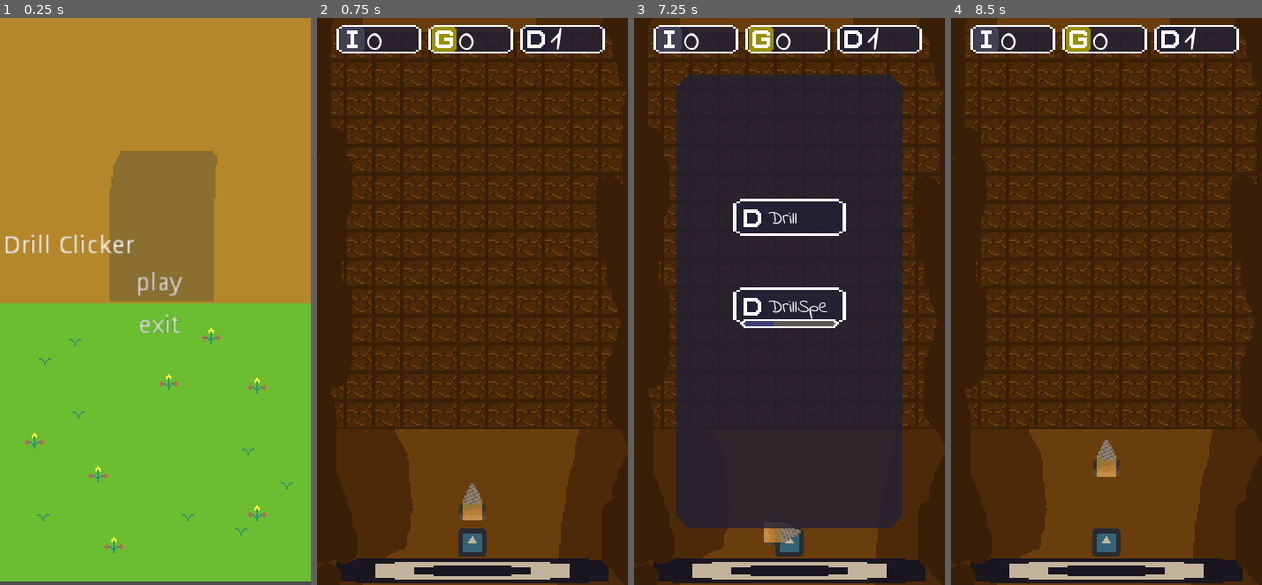
Above: before the commit, frames 1-4 (left to right).
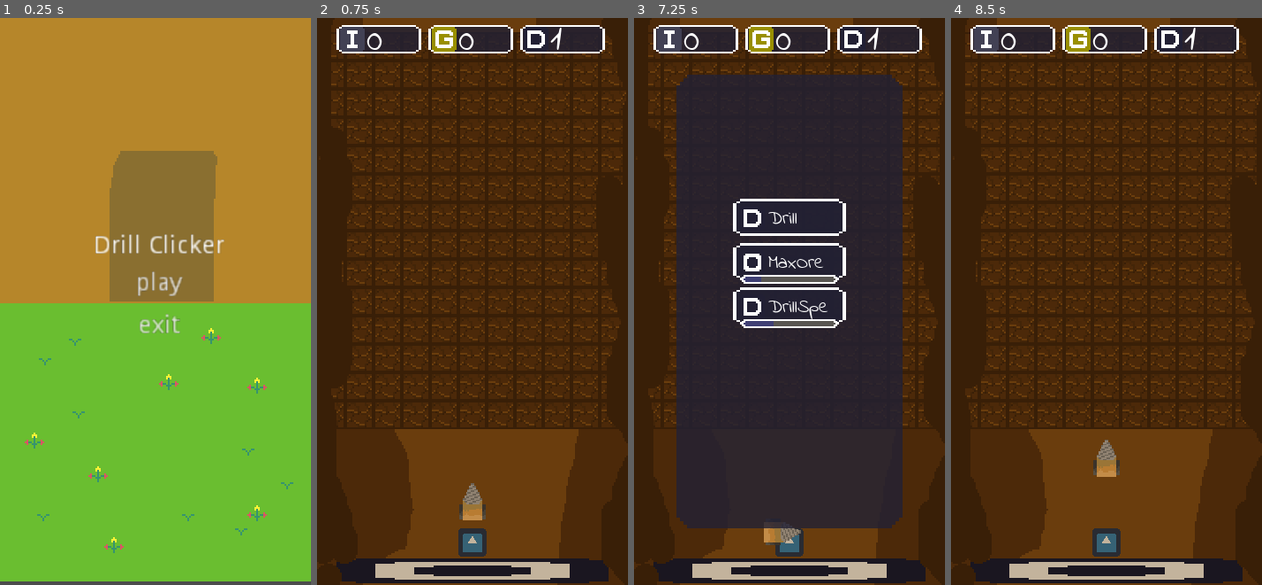
Above: after the commit, the same moments.

Repository: IzumiKei/DrillClicker
Game: Godot game, scene res://Scenes/menu.tscn
Two runs of this game, one before a commit and one after it. Both use one fixed random seed, a clock stepped at 60 frames per second and the inputs below. The engine's default icon, where the game draws it, is replaced by a stand-in: a white triangle on a blue panel in a dark square.
Inputs (mouse positions are in pixels of both pictures, inside the frame that each line leads up to):
- Up to frame 1 (0.25 s): no input
- Up to frame 2 (0.75 s): click "play" at 0.5 s
- Up to frame 3 (7.25 s): tap Enter at 1.25 s; hold Right (ui_right) 1.28-2.03 s; tap Z (Mine) every 0.75 s from 1.35 to 6.6 s; tap Space (ui_select) at 1.52, 2.27, 3.77, 4.52, 5.27, 6.77 s; hold Down (ui_down) 2.03-2.78 s; tap R (reset_scene) at 2.75 s; hold Right (ui_right) 2.78-3.53 s; hold Up (ui_up) 3.53-4.28 s; hold Left (ui_left) 4.28-5.78 s; hold Down (ui_down) 5.78-6.53 s; hold Right (ui_right) from 6.53 s (still down)
- Up to frame 4 (8.5 s): release Right (ui_right) at 7.25 s; click (1069, 216) at 7.27 s; tap R (reset_scene) at 8 s; hold Up (ui_up) from 8.03 s (still down); tap Z (Mine) at 8.1 s; tap Space (ui_select) at 8.27 s

The runs differ from the first frame. In frame 1, 1.1% of the frame differs, in the area x 1-73%, y 38-42%; in frame 2, nothing differs; in frame 3, 1.0%; in frame 4, nothing differs.

Commit message:
Upgrades Description, New Inventory System

Diff:
--- a/Scenes/Resources/stat_drill_speed.tres
+++ b/Scenes/Resources/stat_drill_speed.tres
@@ -9,6 +9,8 @@
 icon = ExtResource( 2 )
 max_level = 3
 current_level = 1
+upgrade_desc = "Velocidad del taladro: x"
 upgrade_mod = [ -1, 1.0, 1.5, 2.0 ]
-upgrade_cost = [ -1, 10, 20 ]
-desc_text = "Description"
+upgrade_cost = [ -1, [ 10, 0 ], [ 20, 0 ] ]
+first_resource = "Iron"
+second_resource = "Gold"
--- a/Scenes/Resources/stat_max_ore.tres
+++ b/Scenes/Resources/stat_max_ore.tres
@@ -9,6 +9,8 @@
 icon = ExtResource( 2 )
 max_level = 5
 current_level = 1
+upgrade_desc = "Máximo de Ores:"
 upgrade_mod = [ -1, 5, 10, 15, 20, 30 ]
-upgrade_cost = [ -1, 5, 10, 15, 20 ]
-desc_text = "Description"
+upgrade_cost = [ [ -1, -1 ], [ 5, 1 ], [ 10, 2 ], [ 15, 3 ], [ 20, 5 ] ]
+first_resource = "Iron"
+second_resource = "Gold"
--- a/Scenes/Resources/stat_mining_speed.tres
+++ b/Scenes/Resources/stat_mining_speed.tres
@@ -7,5 +7,8 @@
 name = "Text"
 max_level = 1
 current_level = 1
+upgrade_desc = "Description"
 upgrade_mod = [ -1, 0 ]
 upgrade_cost = [ -1, 0 ]
+first_resource = "Iron"
+second_resource = "Gold"
--- a/Scenes/description_displayer.tscn
+++ b/Scenes/description_displayer.tscn
@@ -1,8 +1,14 @@
-[gd_scene load_steps=4 format=2]
+[gd_scene load_steps=7 format=2]
 
 [ext_resource path="res://Scenes/ore_display.tscn" type="PackedScene" id=1]
 [ext_resource path="res://Assets/Sprites/home_background.png" type="Texture" id=2]
 [ext_resource path="res://Scripts/description_displayer.gd" type="Script" id=3]
+[ext_resource path="res://Scenes/Resources/stat_max_ore.tres" type="Resource" id=4]
+[ext_resource path="res://Assets/Font/IndieFlower.ttf" type="DynamicFontData" id=5]
+
+[sub_resource type="DynamicFont" id=1]
+size = 10
+font_data = ExtResource( 5 )
 
 [node name="DescriptionDisplayer" type="NinePatchRect"]
 margin_right = 39.0
@@ -10,6 +16,7 @@
 rect_min_size = Vector2( 128, 128 )
 texture = ExtResource( 2 )
 script = ExtResource( 3 )
+stat = ExtResource( 4 )
 
 [node name="RichTextLabel" type="RichTextLabel" parent="."]
 anchor_left = 0.5
@@ -20,6 +27,7 @@
 margin_top = -42.0
 margin_right = 64.0
 margin_bottom = 41.0
+custom_fonts/normal_font = SubResource( 1 )
 text = "Effects:
 	Nantoka"
 
@@ -60,3 +68,4 @@
 margin_bottom = -21.0
 
 [connection signal="button_down" from="ExitButton" to="." method="_on_ExitButton_button_down"]
+[connection signal="button_down" from="UpgradeButton" to="." method="_on_UpgradeButton_button_down"]
--- a/Scenes/home_menu.tscn
+++ b/Scenes/home_menu.tscn
@@ -1,10 +1,11 @@
-[gd_scene load_steps=6 format=2]
+[gd_scene load_steps=7 format=2]
 
 [ext_resource path="res://Assets/Sprites/home_background.png" type="Texture" id=1]
 [ext_resource path="res://Scenes/drill_market.tscn" type="PackedScene" id=2]
 [ext_resource path="res://Scenes/max_ore_market.tscn" type="PackedScene" id=3]
 [ext_resource path="res://Scenes/upgrade.tscn" type="PackedScene" id=4]
 [ext_resource path="res://Scenes/Resources/stat_drill_speed.tres" type="Resource" id=5]
+[ext_resource path="res://Scenes/description_displayer.tscn" type="PackedScene" id=6]
 
 [node name="HomeMenu" type="NinePatchRect"]
 anchor_left = 0.5
@@ -34,7 +35,6 @@
 visible = false
 
 [node name="Max Ore" parent="." instance=ExtResource( 3 )]
-visible = false
 anchor_left = 0.5
 anchor_top = 0.5
 anchor_right = 0.5
@@ -56,4 +56,15 @@
 margin_bottom = 13.0
 stat = ExtResource( 5 )
 
+[node name="DescriptionDisplayer" parent="." instance=ExtResource( 6 )]
+visible = false
+anchor_left = 0.5
+anchor_top = 1.0
+anchor_right = 0.5
+anchor_bottom = 1.0
+margin_left = -64.0
+margin_top = -128.0
+margin_right = 64.0
+margin_bottom = 0.0
+
 [editable path="DrillMarket"]
--- a/Scenes/menu.tscn
+++ b/Scenes/menu.tscn
@@ -33,6 +33,7 @@
 margin_bottom = 14.0
 theme = SubResource( 1 )
 text = "Drill Clicker"
+align = 1
 
 [node name="play" type="Button" parent="VBoxContainer"]
 margin_top = 18.0
--- a/Scripts/description_displayer.gd
+++ b/Scripts/description_displayer.gd
@@ -1,12 +1,60 @@
 extends NinePatchRect
 
 export(Resource) var stat
+var gold_icon = preload("res://Assets/Sprites/ore_gold.png")
+var iron_icon = preload("res://Assets/Sprites/ore_iron.png")
 onready var text_label = $RichTextLabel
 onready var display_1 = $Control/OreDisplay
 onready var display_2 = $Control/OreDisplay2
+onready var _button = $UpgradeButton
+
+func _ready():
+	update_description()
+
 
 func update_description():
-	pass
+	stat.update_desc_text()
+	text_label.text = "Effect: \n" + stat.desc_text
+	match stat.first_resource:
+		"Gold":
+			display_1.get_node("TextureRect").texture = gold_icon
+		"Iron":
+			display_1.get_node("TextureRect").texture = iron_icon
+	match stat.second_resource:
+		"Gold":
+			display_2.get_node("TextureRect").texture = gold_icon
+		"Iron":
+			display_2.get_node("TextureRect").texture = iron_icon
+	var _upgrade_cost = stat.get_upgrade_cost()
+	display_1.get_node("RichTextLabel").text = str(_upgrade_cost[0])
+	display_2.get_node("RichTextLabel").text = str(_upgrade_cost[1])
+
+	if stat.current_level == stat.max_level:
+		print("You have maxed out")
+		_button.disabled = true
+	else:
+		_button.disabled = false
+
 
 func _on_ExitButton_button_down():
 	set_visible(false)
+
+
+func _on_UpgradeButton_button_down():
+	# Ejecuta la mejora de nivel si se dispone de los materiales
+	var _first_resource = stat.first_resource
+	var _second_resource = stat.second_resource
+	var _upgrade_cost = stat.get_upgrade_cost()
+	if Inventory.inv_slots[_first_resource] >= _upgrade_cost[0]:
+		if Inventory.inv_slots[_second_resource] <= _upgrade_cost[1]:
+			print("Not enough resources")
+			return
+		print(stat.name + " upgraded")
+		Inventory.inv_slots[_first_resource] -= _upgrade_cost[0]
+		Inventory.inv_slots[_second_resource] -= _upgrade_cost[1]
+		Inventory.emit_signal("inventory_updated")
+		stat.level_up()
+	else:
+		print("Not Enough resources")
+
+	update_description()
--- a/Scripts/floor_item.gd
+++ b/Scripts/floor_item.gd
@@ -8,16 +8,9 @@
 
 
 func _on_Pickable_body_entered(body):
-	if body == Inventory.player_node:
-		var _item
-		match Ore.ore_name:
-			"Gold":
-				if Inventory.gold_amount == Inventory.player_stats["MaxOre"]:
-					return
-				_item = "Gold"
-			"Iron":
-				if Inventory.iron_amount == Inventory.player_stats["MaxOre"]:
-					return
-				_item = "Iron"
+	if body.name == "Player":
+		var _item = Ore.ore_name
+		if Inventory.inv_slots[_item] == Inventory.player_stats["MaxOre"]:
+			return
 		Inventory.update_item(_item, "Add", 1)
 	queue_free()
--- a/Scripts/inventory.gd
+++ b/Scripts/inventory.gd
@@ -5,32 +5,26 @@
 
 signal inventory_updated
 var player_stats: Dictionary = {"MaxOre": 1000, "DrillSpeed": 1, "MiningSpeed": 1}
+var inv_slots: Dictionary = {"Iron": 0, "Gold": 0}
 var iron_amount: int = 0
 var gold_amount: int = 0
 var drills_available: int = 1
 var current_ore_block: StaticBody2D # Para instalar taladros (main.gd)
 
-onready var player_node = get_tree().current_scene.find_node("Player")
 
 func update_item(item, action, amount):
 	# Agrega un item al inventario
-	if item == "Iron":
-		if action == "Add":
-			iron_amount += amount
-		if action == "Remove":
-			iron_amount -= amount
-		if iron_amount >= player_stats.MaxOre:
-			iron_amount = player_stats.MaxOre
-	elif item == "Gold":
-		if action == "Add":
-			gold_amount += amount
-		if action == "Remove":
-			gold_amount -= amount
-		if gold_amount >= player_stats.MaxOre:
-			gold_amount = player_stats.MaxOre
-	elif item == "Drill":
+	if item == "Drill":
 		if action == "Add":
 			drills_available += amount
 		if action == "Remove":
 			drills_available -= amount
+		emit_signal("inventory_updated")
+		return
+	if action == "Add":
+		inv_slots[item] += amount
+	if action == "Remove":
+		inv_slots[item] -= amount
+	if inv_slots[item] >= player_stats["MaxOre"]:
+		inv_slots[item] == player_stats["MaxOre"]
 	emit_signal("inventory_updated") # Para los displays
--- a/Scripts/ore_displayer.gd
+++ b/Scripts/ore_displayer.gd
@@ -17,13 +17,13 @@
 
 func update_display():
 	# Actualiza lo que se muestra
-	_iron_display.get_node("RichTextLabel").text = String(Inventory.iron_amount)
-	if Inventory.iron_amount == Inventory.player_stats["MaxOre"]:
+	_iron_display.get_node("RichTextLabel").text = String(Inventory.inv_slots["Iron"])
+	if Inventory.inv_slots["Iron"] == Inventory.player_stats["MaxOre"]:
 		 _iron_display.get_node("RichTextLabel").set_modulate(full_inventory_text_color)
 	else:
 		_iron_display.get_node("RichTextLabel").set_modulate(inventory_text_color)
-	_gold_display.get_node("RichTextLabel").text = String(Inventory.gold_amount)
-	if Inventory.gold_amount == Inventory.player_stats["MaxOre"]:
+	_gold_display.get_node("RichTextLabel").text = String(Inventory.inv_slots["Gold"])
+	if Inventory.inv_slots["Gold"] == Inventory.player_stats["MaxOre"]:
 		 _gold_display.get_node("RichTextLabel").set_modulate(full_inventory_text_color)
 	else:
 		_gold_display.get_node("RichTextLabel").set_modulate(inventory_text_color)
--- a/Scripts/stat_class.gd
+++ b/Scripts/stat_class.gd
@@ -9,17 +9,22 @@
 export(Texture) var icon
 export(int) var max_level = 1
 export(int) var current_level = 1
+export(String) var upgrade_desc = "Description"
 export(Array) var upgrade_mod = [-1, 0] # Por nivel
-export(Array) var upgrade_cost = [-1, 0] # Por nivel
-export(String) var desc_text = "Description"
-var upgrade_desc:String
+export(Array) var upgrade_cost = [[-1, -1], [0, 0]] # Por nivel
+export(String, "Gold", "Iron") var first_resource = "Iron"
+export(String, "Gold", "Iron") var second_resource = "Gold"
+var desc_text:String
 
 func _ready():
-	update_description()
+	update_desc_text()
+
+func get_upgrade_cost() -> Array:
+	return upgrade_cost[current_level]
 
 
-func update_description():
-	upgrade_desc = str(upgrade_mod[current_level]) + desc_text
+func update_desc_text():
+	desc_text = upgrade_desc  + str(upgrade_mod[current_level])
 
 
 func level_up():
--- a/Scripts/upgrade.gd
+++ b/Scripts/upgrade.gd
@@ -16,28 +16,19 @@
 	_progress_bar.value = stat.current_level
 
 
+func _process(delta):
+	_progress_bar.value = stat.current_level
+
+
 func print_cost():
 	# Coloca el nuevo coste en pantalla
 	if stat.current_level == stat.max_level:
 		print(stat.name + " is maxed")
 	else:
-		print(stat.name + " costs: " + str(stat.upgrade_cost[stat.current_level]))
+		print(stat.name + " costs: " + str(stat.get_upgrade_cost()))
 
 
 func _on_Button_button_down():
-	if stat.current_level == stat.max_level:
-		print("You have maxed out")
-		_button.disabled = true
-	# Ejecuta la mejora de nivel si se dispone de los materiales
-	if Inventory.gold_amount >= stat.upgrade_cost[stat.current_level]:
-		print(stat.name + " upgraded")
-		Inventory.gold_amount -= stat.upgrade_cost[stat.current_level]
-		Inventory.emit_signal("inventory_updated")
-		stat.level_up()
-		_progress_bar.value = stat.current_level
-	else:
-		print("Not Enough gold")
-
-	if stat.current_level == stat.max_level:
-		print("You have maxed out")
-		_button.disabled = true
+	get_parent().get_node("DescriptionDisplayer").stat = stat
+	get_parent().get_node("DescriptionDisplayer").update_description()
+	get_parent().get_node("DescriptionDisplayer").set_visible(true)
Not shown, added: Assets/Sprites/piedra_toxica.png.import
